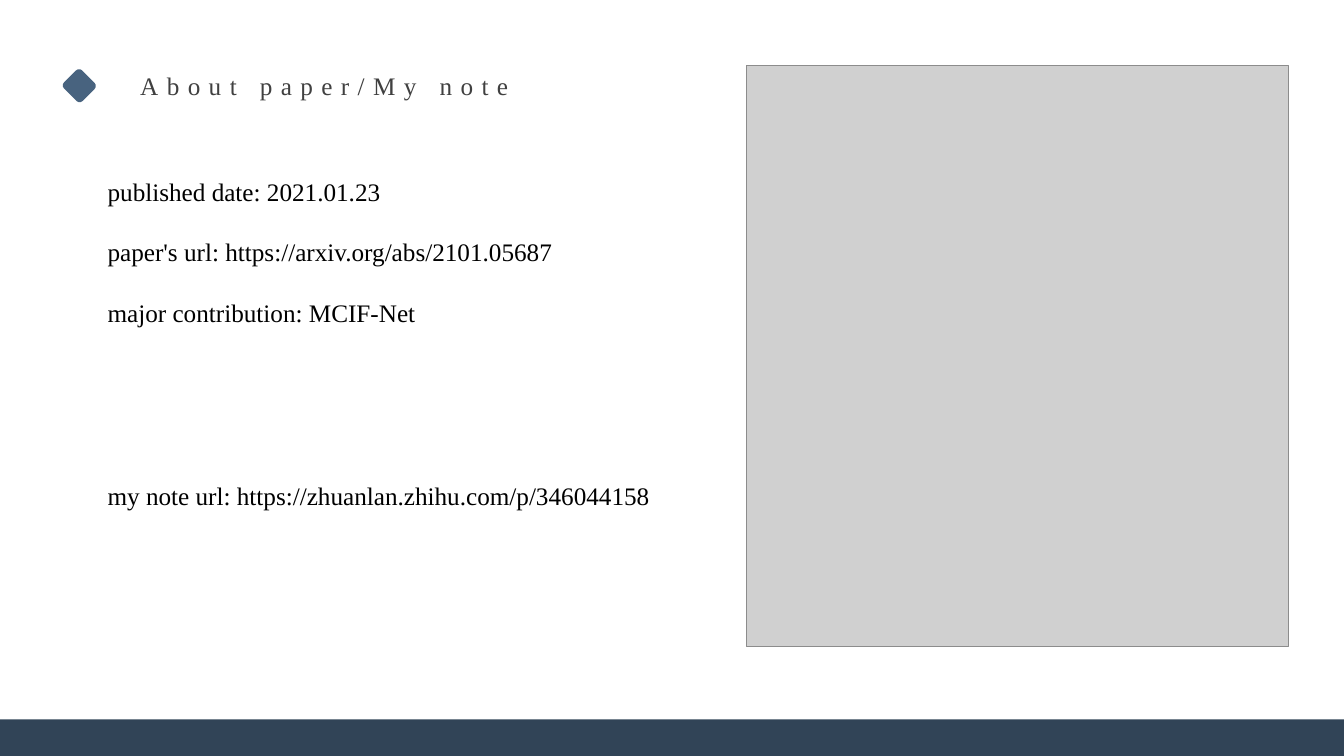
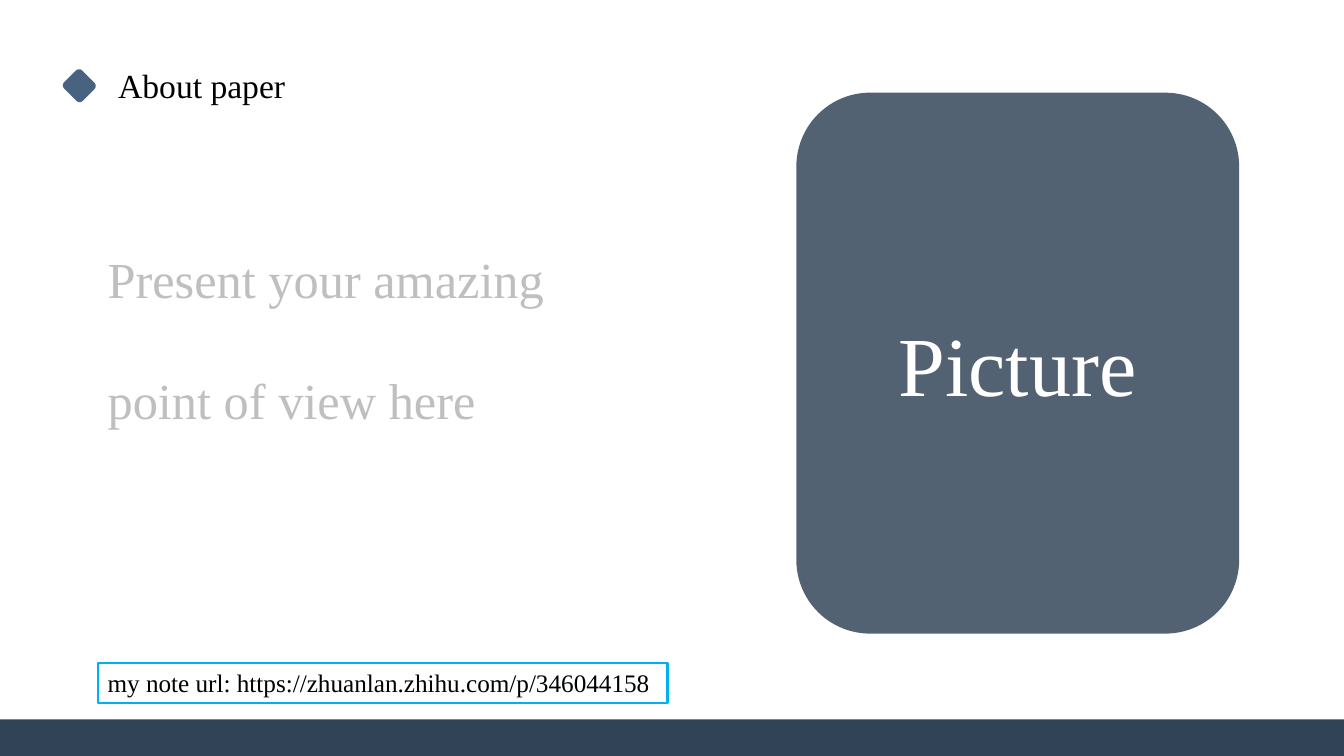
Before and after one commit to LSTM-Kirigaya/DIY-PPT-Template, a slide deck: slide 2 of 深蓝简约.pptx. Drawn at 1344x756 pixels with LibreOffice and Linux fonts; fonts in the diff are those of the drawing; grey boxes stand for pictures. Boxes give left, top, right and bottom in pixels: in the first picture for what was removed or moved away, otherwise in the second. Text is boxed around its words. In the diff, an @@ line names an element or a change of style, - is before the commit and + after.

```diff
--- a/深蓝简约.pptx
+++ b/深蓝简约.pptx
@@ text at box(118, 74, 286, 105): text changed; size 18 to 24 pt; text colour #404040 to #000000 @@
-About paper/My note
+About paper
@@ picture removed at box(746, 66, 1289, 647) @@
@@ rounded rectangle added at box(797, 93, 1239, 634), fill #314457 at 84% opacity, 60 pt, text #FFFFFF @@
+Picture
@@ text at box(108, 265, 544, 430): text changed; size 18 to 36 pt; text colour #000000 to #BFBFBF @@
-published date: 2021.01.23
-paper's url: https://arxiv.org/abs/2101.05687
-major contribution: MCIF-Net
+Present your amazing point of view here
@@ rectangle "my note url: https://zhuanlan.zhihu.com/p/346044158": place and size @@
-rectangle "my note url: https://zhuanlan.zhihu.com/p/346044158" at box(108, 487, 649, 511)
+rectangle "my note url: https://zhuanlan.zhihu.com/p/346044158" at box(98, 662, 667, 703)
@@ rectangle "my note url: https://zhuanlan.zhihu.com/p/346044158" at box(98, 662, 667, 703): outline none to #00B0F0 1.5 pt @@
```
Also in this commit, not shown: 4 slides added, 4 slides removed, 4 other files.
